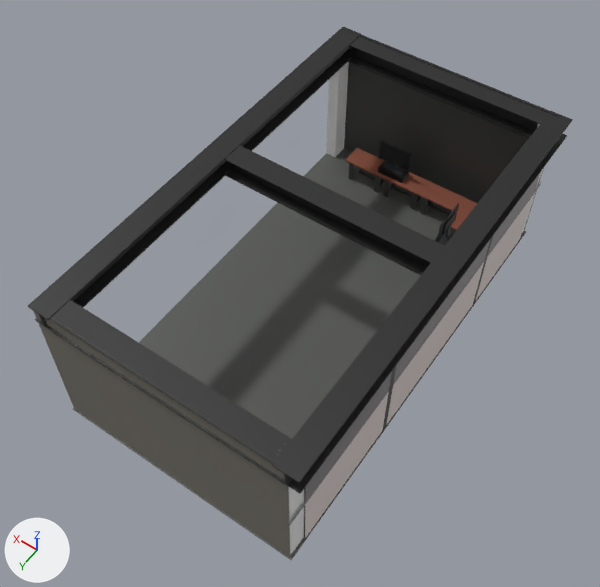
One commit to the glTF model laboratorio-flexion.gltf: the scene before it, then after it.
Rendered twice from a camera (50 mm lens) standing at (-11.1, 20.7, 27.2) and looking at (0.1, 5.0, 2.5). Lighting does not change. The marker at lower left points along +X, +Y and +Z. Where no turn or scale is listed for an object, it has been applied to the vertices.

Script lines for the objects in view, before the commit:
```python
ob_columna1 = bpy.data.objects.new('Columna1', me_cubo_004)
ob_columna1.location = (4.93, -4.51, 2.03)
ob_paredizquierda_001 = bpy.data.objects.new('ParedIzquierda.001', me_plano_001)
ob_paredizquierda_001.location = (-4.82, -2.52, 1.89)
ob_paredizquierda_001.rotation_euler = (3.131, 1.571, 0.0)  # degrees (179, 90, 0)
ob_paredizquierda_001.scale = (-0.875, -2.08, -2.0)
ob_paredizquierda_002 = bpy.data.objects.new('ParedIzquierda.002', me_plano_005)
ob_paredizquierda_002.location = (-4.89, 3.76, 2.95)
ob_paredizquierda_002.rotation_euler = (3.131, 1.571, 0.0)  # degrees (179, 90, 0)
ob_paredizquierda_002.scale = (-0.0819, -8.97, -2.0)
ob_paredizquierda_003 = bpy.data.objects.new('ParedIzquierda.003', me_plano_006)
ob_paredizquierda_003.location = (-4.92, 6.73, 3.91)
ob_paredizquierda_003.rotation_euler = (3.131, 1.571, 0.0)  # degrees (179, 90, 0)
ob_paredizquierda_003.scale = (-1.78, -0.154, -2.0)
ob_paredizquierda_004 = bpy.data.objects.new('ParedIzquierda.004', me_plano_007)
ob_paredizquierda_004.location = (-4.84, -0.3, 3.91)
ob_paredizquierda_004.rotation_euler = (3.131, 1.571, 0.0)  # degrees (179, 90, 0)
ob_paredizquierda_004.scale = (-1.78, -0.154, -2.0)
ob_paredizquierda_006 = bpy.data.objects.new('ParedIzquierda.006', me_plano_004)
ob_paredizquierda_006.location = (-4.94, 9.36, 1.89)
ob_paredizquierda_006.rotation_euler = (3.131, 1.571, 0.0)  # degrees (179, 90, 0)
ob_paredizquierda_006.scale = (-0.875, -2.49, -2.0)
ob_paredizquierda_007 = bpy.data.objects.new('ParedIzquierda.007', me_plano_010)
ob_paredizquierda_007.location = (-4.94, 9.36, 4.8)
ob_paredizquierda_007.rotation_euler = (3.131, 1.571, 0.0)  # degrees (179, 90, 0)
ob_paredizquierda_007.scale = (-0.795, -2.49, -2.0)
ob_paredizquierda_008 = bpy.data.objects.new('ParedIzquierda.008', me_plano_009)
ob_paredizquierda_008.location = (-4.88, 3.2, 4.8)
ob_paredizquierda_008.rotation_euler = (3.131, 1.571, 0.0)  # degrees (179, 90, 0)
ob_paredizquierda_008.scale = (-0.795, -3.39, -2.0)
ob_paredizquierda_009 = bpy.data.objects.new('ParedIzquierda.009', me_plano_011)
ob_paredizquierda_009.location = (-4.82, -2.52, 4.8)
ob_paredizquierda_009.rotation_euler = (3.131, 1.571, 0.0)  # degrees (179, 90, 0)
ob_paredizquierda_009.scale = (-0.795, -2.08, -2.0)
# also in view: 'Piso' at (0.1, 3.8, 0.0); 'Vigas_Amarre' at (-0.1, 3.8, 6.0); 'Mesa.Lab8' at (2.6, -3.8, 0.6); 'Mesa.Lab7' at (0.7, -3.8, 0.6); 'Columna3' at (-4.7, 12.2, 3.2)
```
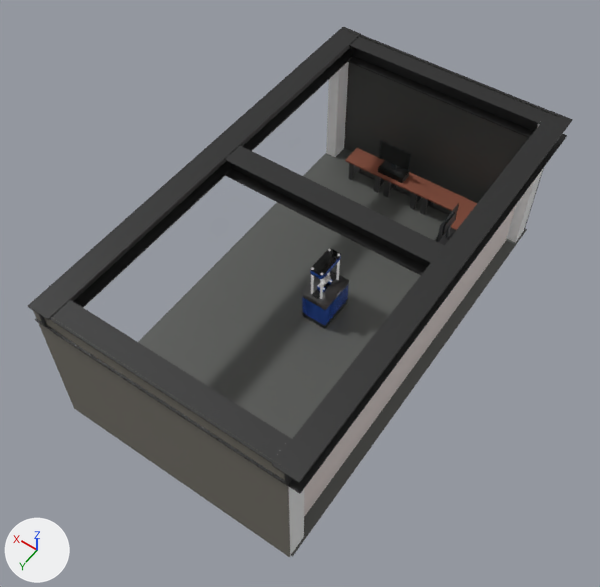
Diff of the bpy script that builds the scene:
```diff
--- a/laboratorio-flexion.gltf.py
+++ b/laboratorio-flexion.gltf.py
@@ ob_paredizquierda_002 @@
-ob_paredizquierda_002 = bpy.data.objects.new('ParedIzquierda.002', me_plano_005)
@@ ob_paredizquierda_003 @@
-ob_paredizquierda_003 = bpy.data.objects.new('ParedIzquierda.003', me_plano_006)
@@ ob_paredizquierda_004 @@
-ob_paredizquierda_004 = bpy.data.objects.new('ParedIzquierda.004', me_plano_007)
@@ ob_paredizquierda_005 @@
 ob_paredizquierda_005 = bpy.data.objects.new('ParedIzquierda.005', me_plano_008)
-ob_paredizquierda_005.location = (-4.88, 3.2, 1.89)
+ob_paredizquierda_005.location = (-4.43, 3.86, 3.85)
 ob_paredizquierda_005.rotation_euler = (3.131, 1.571, 0.0)  # degrees (179, 90, 0)
-ob_paredizquierda_005.scale = (-0.875, -3.39, -2.0)
+ob_paredizquierda_005.scale = (-1.73, -8.02, -1.96)
@@ ob_paredizquierda_001 @@
-ob_paredizquierda_001 = bpy.data.objects.new('ParedIzquierda.001', me_plano_001)
@@ ob_paredizquierda_006 @@
-ob_paredizquierda_006 = bpy.data.objects.new('ParedIzquierda.006', me_plano_004)
@@ ob_paredizquierda_009 @@
-ob_paredizquierda_009 = bpy.data.objects.new('ParedIzquierda.009', me_plano_011)
@@ ob_paredizquierda_008 @@
-ob_paredizquierda_008 = bpy.data.objects.new('ParedIzquierda.008', me_plano_009)
@@ ob_paredizquierda_007 @@
-ob_paredizquierda_007 = bpy.data.objects.new('ParedIzquierda.007', me_plano_010)
@@ ob_piso @@
 ob_piso = bpy.data.objects.new('Piso', me_plano)
-ob_piso.location = (0.08, 3.82, 0.0)
+ob_piso.location = (0.11, 3.69, 0.0)
 ob_piso.rotation_euler = (0.0, 0.0, 1.581)  # degrees (0, 0, 91)
@@ ob_cube @@
+ob_cube = bpy.data.objects.new('Cube', me_cube)  # a box spanning x -0.075..0.075, y -0.3..0.3, z -0.075..0.075; in mat_001concrete (picture img_textura_concreto___copia)
+ob_cube.location = (0.0, 3.51, 1.79)
@@ ob_plane_003 @@
+ob_plane_003 = bpy.data.objects.new('Plane.003', me_plane_003)  # 64 vertices, 124 faces; spans x -0.6..0.6, y -0.81..0.81, z 0.0..1.5; in mat_material_004 (dark grey #4e4e4e), mat_material_005 (blue #3f72e7)
+ob_plane_003.location = (0.0, 3.5, 0.0)
@@ ob_plane_001 @@
+ob_plane_001 = bpy.data.objects.new('Plane.001', me_plane_001)  # 104 vertices, 204 faces; spans x -0.293..0.293, y -0.683..0.683, z 0.0..0.197; in mat_material_steel_plate (black #323232), mat_material_005 (blue #3f72e7)
+ob_plane_001.location = (0.0, 3.5, 2.77)
@@ ob_cylinder_005 @@
+ob_cylinder_005 = bpy.data.objects.new('Cylinder.005', me_cylinder_005)  # 64 vertices, 124 faces; spans x -0.05..0.05, y -0.05..0.05, z -0.75..0.75; in mat_material_001 (grey #8e8e8e)
+ob_cylinder_005.location = (0.22, 4.07, 2.25)
@@ ob_cylinder_004 @@
+ob_cylinder_004 = bpy.data.objects.new('Cylinder.004', me_cylinder_004)  # 64 vertices, 124 faces; spans x -0.05..0.05, y -0.05..0.05, z -0.75..0.75; in mat_material_001 (grey #8e8e8e)
+ob_cylinder_004.location = (-0.22, 2.93, 2.25)
@@ ob_cylinder_003 @@
+ob_cylinder_003 = bpy.data.objects.new('Cylinder.003', me_cylinder_005.copy())
+ob_cylinder_003.location = (-0.22, 4.07, 2.25)
@@ ob_plane @@
+ob_plane = bpy.data.objects.new('Plane', me_plane)  # a box spanning x -0.148..0.148, y -0.683..0.683, z 0.0..0.043; in mat_material_steel_plate (black #323232)
+ob_plane.location = (0.0, 3.5, 1.5)
```

Location of each change, [x1, y1, x2, y2] in pixels of the pictures (600 x 587 px):
'Piso', moved
    before: [73, 148, 526, 560]
    after: [138, 148, 527, 557]
'ParedIzquierda.005', moved, rescaled
    before: [387, 263, 484, 424]
    after: [304, 205, 516, 516]
'ParedIzquierda.006', deleted
    before: [305, 392, 389, 538]
'Plane.003', added
    after: [302, 270, 349, 329]
'ParedIzquierda.001', deleted
    before: [476, 196, 533, 300]
'ParedIzquierda.007', deleted
    before: [305, 372, 392, 501]
'ParedIzquierda.008', deleted
    before: [394, 240, 490, 380]
'ParedIzquierda.002', deleted
    before: [289, 183, 541, 526]
'ParedIzquierda.009', deleted
    before: [489, 172, 541, 252]
'Plane.001', added (black)
    after: [310, 248, 341, 279]
'ParedIzquierda.003', deleted
    before: [382, 366, 396, 431]
'ParedIzquierda.004', deleted
    before: [473, 236, 493, 304]
'Plane', added
    after: [312, 273, 336, 299]
'Cylinder.003', added
    after: [320, 273, 323, 299]
'Cube', added
    after: [319, 275, 331, 287]
'Cylinder.005', added
    after: [311, 267, 314, 294]
'Cylinder.004', added
    after: [336, 254, 340, 280]
